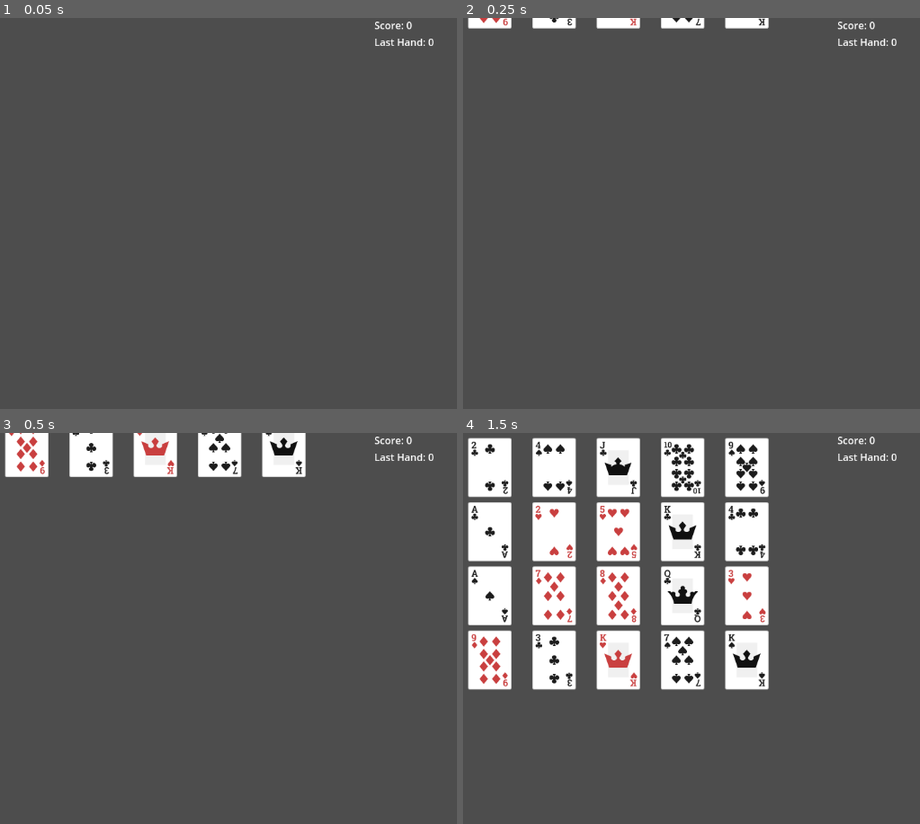
Above: before the commit, frames 1-4 (two rows, left to right).
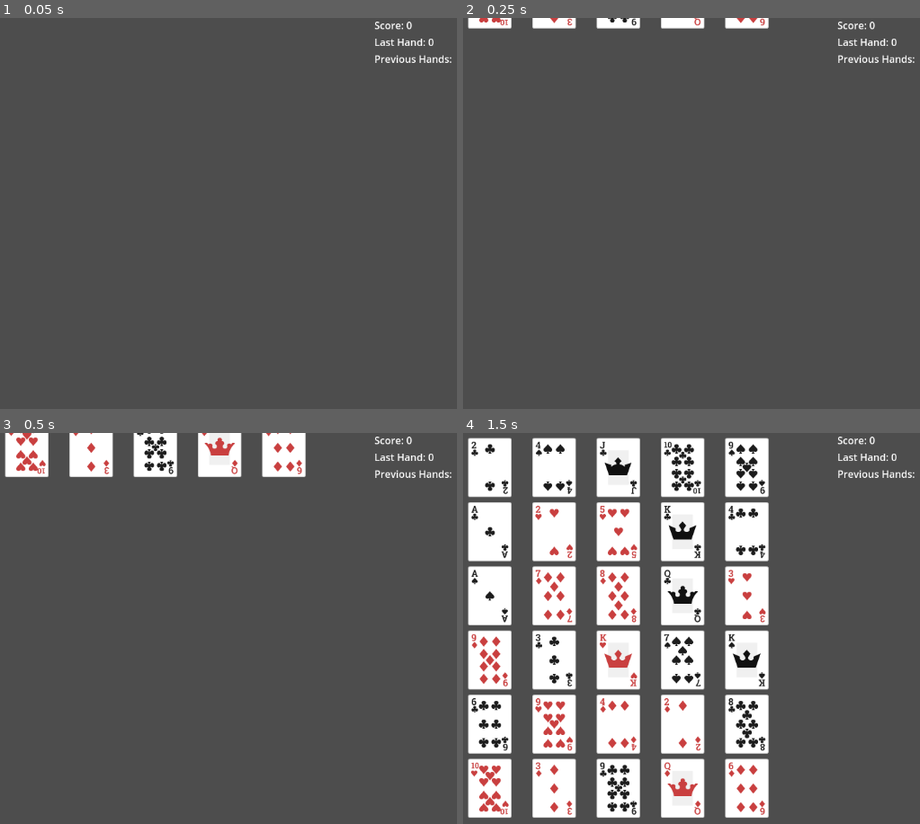
Above: after the commit, the same moments.

Repository: Kibibibit/poker3
Game: Godot game, scene res://scenes/main.tscn
The game is run twice, just before and just after one commit, with the same random seed, the same clock (stepped at 60 frames per second) and the same inputs.
Inputs (mouse positions are in pixels of both pictures, inside the frame that each line leads up to):
- Up to frame 1 (0.05 s): no input
- Up to frame 2 (0.25 s): no input
- Up to frame 3 (0.5 s): no input
- Up to frame 4 (1.5 s): drag from (490, 448) to (682, 448) at 0.52 s; drag from (490, 597) to (490, 468) at 1.27 s

The runs differ from the first frame. In frame 1, 0.2% of the frame differs, in the area x 82-99%, y 9-12%; in frame 2, 0.4%; in frame 3, 1.5%; in frame 4, 15%, in the area x 0-99%, y 9-99%.

Commit message:
Added basic hand display

Diff:
--- a/scenes/main.gd
+++ b/scenes/main.gd
@@ -11,14 +11,30 @@
 @onready
 var hand_value_label: Label = $VBoxContainer/HandValueLabel
 
+@onready
+var hand_labels: Label = $VBoxContainer/HandsLabels
+
+var previous_hands: Array[String] = []
+
 func _ready():
 	get_tree().set_auto_accept_quit(false)
 	game_board.score_updated.connect(_score_updated)
 	Signals.destroy_card.connect(_destroy_card)
 
-func _score_updated(amount: int, new_score: int, base_points: int, hand_type: int):
+func _score_updated(amount: int, new_score: int, base_points: int, hand_type: int, cards: Array[Card]):
 	score_label.text = "Score: %s" % new_score
 	hand_value_label.text = "Last Hand: +%s (%s x%s for %s)" % [amount, base_points, hand_type, Scoring._HAND_TYPE_MAP[hand_type]]
+
+	var cards_string = "%s,%s,%s,%s,%s" % cards
+	var hand_string = "%s : %s : %s" % [Scoring._HAND_TYPE_MAP[hand_type], amount, cards_string]
+	previous_hands.append(hand_string)
+	if (previous_hands.size() > 10):
+		previous_hands.pop_front()
+
+	var label_string: String = "Previous Hands:"
+	for string in previous_hands:
+		label_string = "%s\n%s" % [label_string,string]
+	hand_labels.text = label_string
 
 func _destroy_card(pos: Vector2):
 	var card_destroy: Node2D = Assets.card_destroy.instantiate()
--- a/scenes/main.tscn
+++ b/scenes/main.tscn
@@ -26,3 +26,7 @@
 [node name="HandValueLabel" type="Label" parent="VBoxContainer"]
 layout_mode = 2
 text = "Last Hand: 0"
+
+[node name="HandsLabels" type="Label" parent="VBoxContainer"]
+layout_mode = 2
+text = "Previous Hands:"
--- a/scripts/nodes/game_board.gd
+++ b/scripts/nodes/game_board.gd
@@ -2,9 +2,9 @@
 class_name GameBoard
 
 const GRID_WIDTH: int = 5
-const GRID_HEIGHT: int = 4
-
-signal score_updated(amount: int, new_score:int, hand_type: int)
+const GRID_HEIGHT: int = 6
+
+signal score_updated(amount: int, new_score:int, hand_type: int, cards: Array[Card])
 
 
 @onready
@@ -235,7 +235,7 @@
 		var base_points = Scoring.get_base_points(cards, hand_type)
 		var hand_score = base_points*hand_type
 		score += hand_score
-		score_updated.emit(hand_score, score, base_points, hand_type)
+		score_updated.emit(hand_score, score, base_points, hand_type, cards)
 		for card_id in card_ids:
 			_delete_card(card_id)
 		_fill_board()
--- a/scripts/objects/card.gd
+++ b/scripts/objects/card.gd
@@ -20,9 +20,31 @@
 const QUEEN: int = 11
 const KING: int = 12
 
+const SUIT_LABELS: Dictionary = {
+	DIAMONDS: "D",
+	HEARTS: "H",
+	SPADES: "S",
+	CLUBS: "C"
+}
+
+const VALUE_LABELS: Dictionary = {
+	ACE:"A",
+	JACK:"J",
+	QUEEN:"Q",
+	KING:"K"
+}
+
 var value: int
 var suit: int
 
 func _init(p_value: int, p_suit: int)->void:
 	value = p_value
 	suit = p_suit
+
+func _to_string() -> String:
+	var label = value
+	if (VALUE_LABELS.has(value)):
+		label = VALUE_LABELS[value]
+	else:
+		label = value+1
+	return "%s%s" % [SUIT_LABELS[suit], label]
